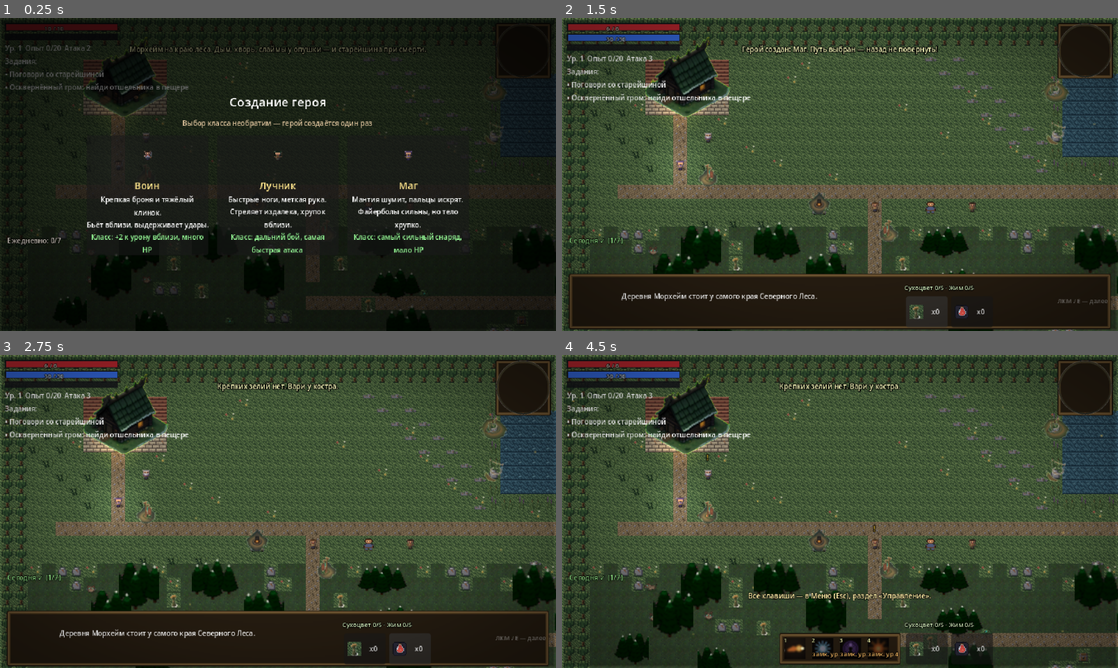
Above: before the commit, frames 1-4 (two rows, left to right).
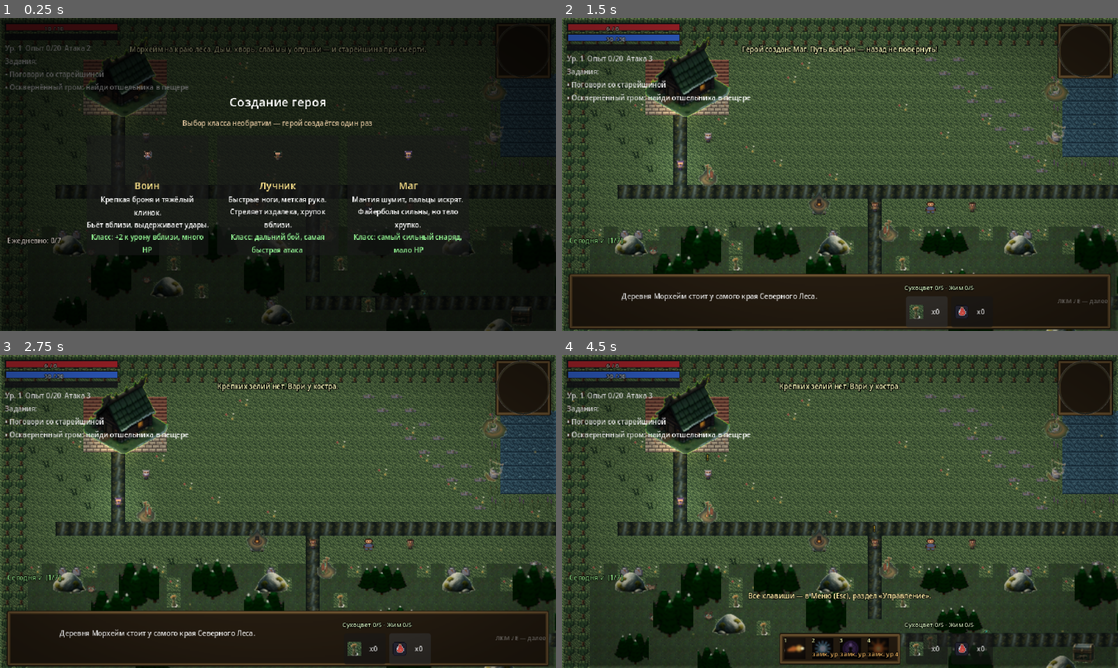
Above: after the commit, the same moments.

Repository: kgazha/shadows-of-the-northwood
Game: Godot game, scene res://scenes/main.tscn
The game is run twice, just before and just after one commit, with the same random seed, the same clock (stepped at 60 frames per second) and the same inputs.
Inputs (mouse positions are in pixels of both pictures, inside the frame that each line leads up to):
- Up to frame 1 (0.25 s): no input
- Up to frame 2 (1.5 s): tap Enter (ui_accept) at 0.5, 0.77 s; move the mouse to (962, 158) at 0.52 s; hold D (move_right) 0.53-1.25 s; hold E (interact) 0.53-1.25 s; click (962, 158) at 0.67 s; click "x0" at 1.25 s
- Up to frame 3 (2.75 s): click "x0" at 2 s
- Up to frame 4 (4.5 s): tap Enter (ui_accept) at 2.75, 3.5 s; drag from (728, 527) to (873, 545) at 2.77 s; move the mouse to (895, 442) at 3.52 s; hold D (move_right) 3.53-4.25 s; hold E (interact) 3.53-4.25 s; drag from (812, 574) to (973, 545) at 4.27 s

The runs differ from the first frame. In frame 1, 1.8% of the frame differs, in the area x 9-100%, y 31-100%; in frame 2, 5.7%; in frame 3, 5.7%; in frame 4, 7.3%.

Commit message:
Утверждённое окружение волны 4 в игре: тропа и вода в атласе, стена пещеры, грунт Пепелища; живописные камни, валуны, сундуки, алтари и портал декоративным слоем — геометрия, коллайдеры и индексы бит-в-бит прежние

Diff:
--- a/pixel-rpg/scripts/world.gd
+++ b/pixel-rpg/scripts/world.gd
@@ -53,6 +53,24 @@
 ## не постройка; больше 64 — стена частокола, не изба (один спрайт не положим).
 const COTTAGE_MIN_CELLS := 4
 const COTTAGE_MAX_CELLS := 64
+## Окружение волны 4 («живая стилистика», одобрено в art_gen/VERDICTS.txt): ОДИН
+## спрайт над существующим якорем — деревенские валуны и камни, сундуки
+## (деревня/пещера), алтари пещеры, выходной портал Пепелища. Меняется только
+## картинка: CHAR_TO_TILE, коллайдеры, миникарта и тайловая логика — бит-в-бит;
+## под пропсом — прежние тайлы и интерактаблы. Паттерн VillageProps: fail-safe —
+## нет ассета → якорь остаётся тайловой отрисовкой.
+const ENV4_ART := {
+	"chest": "res://assets/art/env4_chest.png",
+	"altar": "res://assets/art/env4_altar.png",
+	"portal": "res://assets/art/env4_portal.png",
+	"stones": "res://assets/art/env4_stones.png",
+	"boulder": "res://assets/art/env4_boulder.png",
+}
+## Камни «r»: кластер 2..6 клеток — «валуны мха»; одинокий в стороне от воды —
+## одинокий валун («r» у воды — колодец village_props, не трогаем). Кластер
+## крупнее 6 — осыпь, остаётся тайловой (как «стена» деревьев у крон).
+const ENV4_STONE_MIN_CELLS := 2
+const ENV4_STONE_MAX_CELLS := 6
 const CAVE_OFFSET := Vector2(0, 4800.0)      # «этаж» пещеры в общих координатах
 const CAVE_ENTRANCE_TILE := Vector2i(40, 17) # вход в пещеру в лесу (тайл проходим: T)
 const ASHEN_OFFSET := Vector2(0, 9600.0)     # «этаж» Пепелища в общих координатах
@@ -87,6 +105,9 @@
 var _grove_cells := {}      # клетки «t» под кронами: на базовом слое там подстилка
 var village_props: Node2D   # визуальный слой пропсов деревни (z 5, «живая» картинка)
 var _cf_props: Array = []   # [{"spr": Sprite2D, "cf": Node}] — погасший костёр прячем
+var _env4_props: Array = [] # [{"spr": Sprite2D, "live": Callable}] — прячем по геймплейному состоянию
+var _env4_cave_props: Node2D   # визуальный слой пропсов пещеры (z 5, как village_props)
+var _env4_ashen_props: Node2D  # визуальный слой пропсов Пепелища (z 5)
 var cave_zone: Node2D
 var dungeon_zone  # scripts/dungeon_zone.gd (типизирован слабо — API: setup/spawn_world_pos/map_w/map_h)
 var ashen_zone: Node2D
@@ -180,6 +201,7 @@
 	_build_cave_entrance()
 	_build_ashen()
 	_build_ashen_entrance()
+	_build_env4_props()
 	atmosphere = load("res://scripts/atmosphere.gd").new()
 	add_child(atmosphere)
 	atmosphere.setup(self)
@@ -512,6 +534,149 @@
 			names += String(p) + " "
 		push_warning("world: нет ассетов %s— эти пропсы деревни остаются тайловыми" % names)
 
+## ---- Окружение волны 4: валуны/камни, сундуки, алтари, портал -------------
+
+## FNV-1a по клетке: детерминированный (без randi) выбор варианта и flip_h —
+## мир воспроизводится бит-в-бит (D3), независимо от порядка создания узлов.
+func _env4_hash(x: int, y: int) -> int:
+	var h := 2166136261
+	for b in [x & 0xFF, (x >> 8) & 0xFF, y & 0xFF, (y >> 8) & 0xFF]:
+		h = int(((h ^ int(b)) * 16777619) & 0xFFFFFFFF)
+	return h
+
+func _env4_tex(key: String) -> Texture2D:
+	var p: String = ENV4_ART[key]
+	return load(p) if ResourceLoader.exists(p) else null
+
+## Та же раскладка, что у _add_prop (центр по bbox клеток, низ — на нижней
+## границе с +2 как у tile_to_world), но родитель — слой своей зоны.
+func _env4_place(parent: Node2D, tex: Texture2D, x0: int, x1: int, y0: int, y1: int, seed_c: Vector2i) -> Sprite2D:
+	var spr := Sprite2D.new()
+	spr.texture = tex
+	spr.centered = true
+	spr.texture_filter = CanvasItem.TEXTURE_FILTER_LINEAR
+	spr.flip_h = (_env4_hash(seed_c.x, seed_c.y) >> 16) & 1 == 1
+	spr.position = Vector2((x0 + x1 + 1) * 0.5 * TILE,
+		float((y1 + 1) * TILE) + 2.0 - float(tex.get_height()) * 0.5)
+	parent.add_child(spr)
+	return spr
+
+## Пропс, прячущийся по геймплейному состоянию: live() пересчитывается на
+## каждый stats_changed — открытый сундук/исчезнувший узел снимают картинку,
+## и снова виден прежний тайл/спрайт (паттерн погасшего костра).
+func _env4_track(spr: Sprite2D, live: Callable) -> void:
+	_env4_props.append({"spr": spr, "live": live})
+	spr.visible = bool(live.call())
+
+func _sync_env4_props() -> void:
+	for p in _env4_props:
+		var spr: Sprite2D = p["spr"]
+		if is_instance_valid(spr):
+			spr.visible = bool((p["live"] as Callable).call())
+
+## Визуальные слои z_index=5 — поверх тайлов и сущностей (тот же уровень, что
+## VillageProps/GroveCanopy). Полностью fail-safe: без любого ассета его якоря
+## просто остаются тайловой отрисовкой (она не менялась). Геометрия,
+## коллайдеры, миникарта, тайловая логика — не затронуты.
+func _build_env4_props() -> void:
+	var missing: Array = []
+	# — Деревня: кластеры камней и одинокие валуны на «r» (колодцы не трогаем:
+	# это одиночные «r» впритык к воде, их рисует village_props).
+	var stones := _env4_tex("stones")
+	if stones == null:
+		missing.append("stones")
+	else:
+		for comp in _map_clusters("r", ENV4_STONE_MIN_CELLS, ENV4_STONE_MAX_CELLS):
+			var x0: int = comp[0].x
+			var x1: int = comp[0].x
+			var y0: int = comp[0].y
+			var y1: int = comp[0].y
+			for c in comp:
+				x0 = mini(x0, c.x)
+				x1 = maxi(x1, c.x)
+				y0 = mini(y0, c.y)
+				y1 = maxi(y1, c.y)
+			_add_prop(stones, x0, x1, y0, y1, Vector2i(x0, y0))
+	var boulder := _env4_tex("boulder")
+	if boulder == null:
+		missing.append("boulder")
+	else:
+		for y in map_h:
+			var row := String(map_rows[y])
+			for x in map_w:
+				if row[x] != "r" or _near_char(x, y, "r") or _near_char(x, y, "w"):
+					continue  # группа — гряда (stones), у воды — колодец
+				_add_prop(boulder, x, x, y, y, Vector2i(x, y))
+	# Деревенские сундуки: те же якоря, что у interactable.gd (meta["chests"]);
+	# прячем по открытию (обе схемы uid из D4 — зонная и легаси-координатная).
+	var chest := _env4_tex("chest")
+	if chest == null:
+		missing.append("chest")
+	else:
+		for e: Array in meta.get("chests", []):
+			var t := Vector2i(int(e[0]), int(e[1]))
+			var uid := "chest@village:%d,%d" % [t.x, t.y]
+			var uid_legacy := "chest@%d,%d" % [t.x, t.y]
+			var spr := _add_prop(chest, t.x, t.x, t.y, t.y, t)
+			_env4_track(spr, func() -> bool: return not (GameState.chest_used(uid) or GameState.chest_used(uid_legacy)))
+	# — Пещера: алтари на каждой клетке «A»; алтарный сундук на якоре
+	# dungeon_zone.chest_tile — прячем по взятию амулета (тот же предикат,
+	# по которому dungeon_zone красит тайл 11 -> 12).
+	_env4_cave_props = Node2D.new()
+	_env4_cave_props.name = "Env4CaveProps"
+	_env4_cave_props.z_index = 5
+	cave_zone.add_child(_env4_cave_props)
+	if dungeon_zone != null:
+		var altar := _env4_tex("altar")
+		if altar == null:
+			missing.append("altar")
+		else:
+			for cy in dungeon_zone.map_rows.size():
+				var crow := String(dungeon_zone.map_rows[cy])
+				for cx in crow.length():
+					if crow[cx] == "A":
+						_env4_place(_env4_cave_props, altar, cx, cx, cy, cy, Vector2i(cx, cy))
+		# Каменные «B» пещеры (тайл 8 — такая же каменная кочка) — тот же
+		# «одинокий валун»: один спрайт на клетку, коллайдеров не было и нет.
+		if boulder != null:
+			for by in dungeon_zone.map_rows.size():
+				var brow := String(dungeon_zone.map_rows[by])
+				for bx in brow.length():
+					if brow[bx] == "B":
+						_env4_place(_env4_cave_props, boulder, bx, bx, by, by, Vector2i(bx, by))
+		if chest != null and dungeon_zone.chest_tile.x >= 0:
+			var ct: Vector2i = dungeon_zone.chest_tile
+			var cspr := _env4_place(_env4_cave_props, chest, ct.x, ct.x, ct.y, ct.y, ct)
+			_env4_track(cspr, func() -> bool: return not GameState.has_amulet)
+	# — Пепелище: выходной портал (якорь — фактическая позиция portal_node,
+	# zone.tile_to_world) и сундук награды на chest_tile — прячем, когда узел
+	# забран и снят (тот же предикат, что у ashen_zone).
+	_env4_ashen_props = Node2D.new()
+	_env4_ashen_props.name = "Env4AshenProps"
+	_env4_ashen_props.z_index = 5
+	ashen_zone.add_child(_env4_ashen_props)
+	if ashen_grid != null:
+		var portal := _env4_tex("portal")
+		if portal == null:
+			missing.append("portal")
+		elif ashen_grid.portal_node != null:
+			var pp: Vector2 = ashen_grid.portal_node.position  # ((x+.5)*T, (y+.5)*T+2)
+			var pt := Vector2i(roundi((pp.x - 8.0) / TILE), roundi((pp.y - 10.0) / TILE))
+			var pspr := _env4_place(_env4_ashen_props, portal, pt.x, pt.x, pt.y, pt.y, pt)
+			_env4_track(pspr, func() -> bool: return ashen_grid != null and is_instance_valid(ashen_grid.portal_node))
+		if chest != null and ashen_grid.chest_tile.x >= 0:
+			var at: Vector2i = ashen_grid.chest_tile
+			var aspr := _env4_place(_env4_ashen_props, chest, at.x, at.x, at.y, at.y, at)
+			_env4_track(aspr, func() -> bool: return ashen_grid != null and is_instance_valid(ashen_grid.chest_node))
+	# Сундук открывают и в этой сессии: try_interact эмитит stats_changed —
+	# снимаем картинку сразу (паттерн _sync_cave_chest).
+	GameState.stats_changed.connect(_sync_env4_props)
+	if not missing.is_empty():
+		var names := ""
+		for k in missing:
+			names += String(k) + " "
+		push_warning("world: нет env4-ассетов %s— окружение волны 4 остаётся тайловым в этих местах" % names)
+
 func _build_walls() -> void:
 	var body := StaticBody2D.new()
 	body.name = "Walls"
Binary file added: pixel-rpg/assets/art/env4_altar.png
Binary file added: pixel-rpg/assets/art/env4_boulder.png
Binary file added: pixel-rpg/assets/art/env4_chest.png
Binary file added: pixel-rpg/assets/art/env4_portal.png
Binary file added: pixel-rpg/assets/art/env4_stones.png
Binary file changed: pixel-rpg/assets/ashen_tiles.png
Binary file changed: pixel-rpg/assets/dungeon_tiles.png
Binary file changed: pixel-rpg/assets/tiles.png
